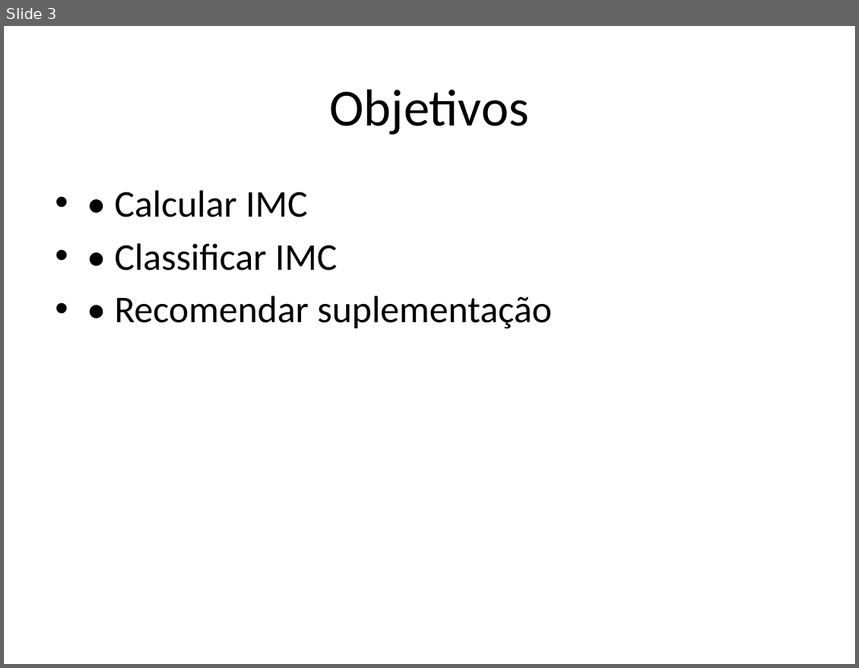
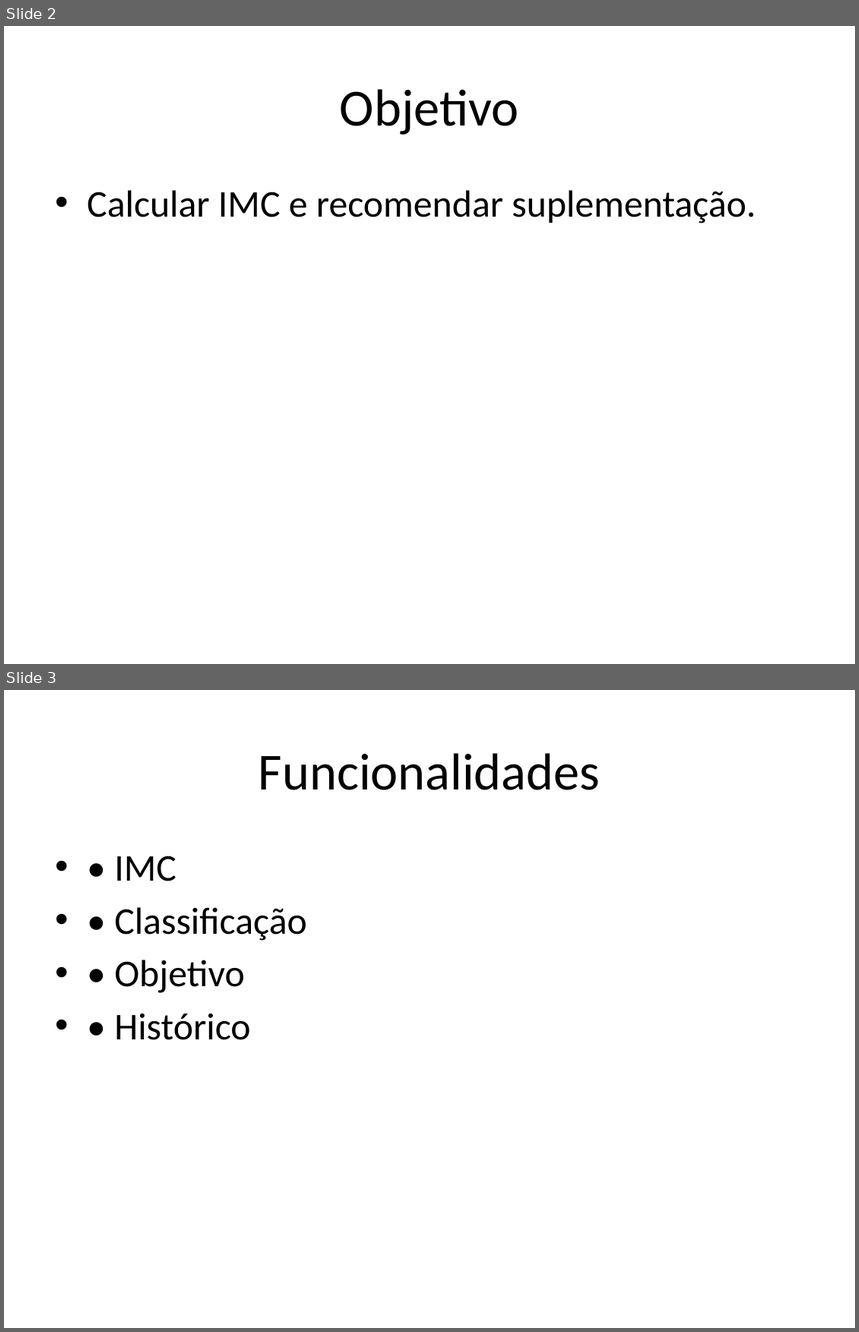
Before and after one commit to PowerTruee/projeto-ufcd-10790, a slide deck: assets/apresentacao.pptx. Shown one above the other, each under a label of ours: slide 3 before the commit, slides 2 and 3 after it. The pictures are 859x668 and 859x1332 pixels, drawn with LibreOffice and Linux fonts; fonts in the diff are those of the drawing. Boxes give left, top, right and bottom in pixels: in the first picture for what was removed or moved away, otherwise in the second. Text is boxed around its words. In the diff, an @@ line names an element or a change of style, - is before the commit and + after.

```diff
--- a/assets/apresentacao.pptx
+++ b/assets/apresentacao.pptx
@@ slide 3 added at [4, 690, 855, 1328], background #FFFFFF @@
@@ title added at [259, 753, 600, 790], 44 pt, text #000000 @@
+Funcionalidades
@@ text added at [114, 856, 307, 1040], 32 pt, text #000000 @@
+• • IMC
+• • Classificação
+• • Objetivo
+• • Histórico
@@ what was slide 3 is now slide 2 @@
@@ slide 2 changed as well @@
@@ title at [340, 89, 519, 135]: text changed @@
-Objetivos
+Objetivo
@@ text at [87, 190, 756, 224]: text changed @@
-• • Calcular IMC
-• • Classificar IMC
-• • Recomendar suplementação
+• Calcular IMC e recomendar suplementação.
```
Also in this commit, not shown: 3 other slides changed, 3 other slides added, 5 slides removed, 1 other file.
